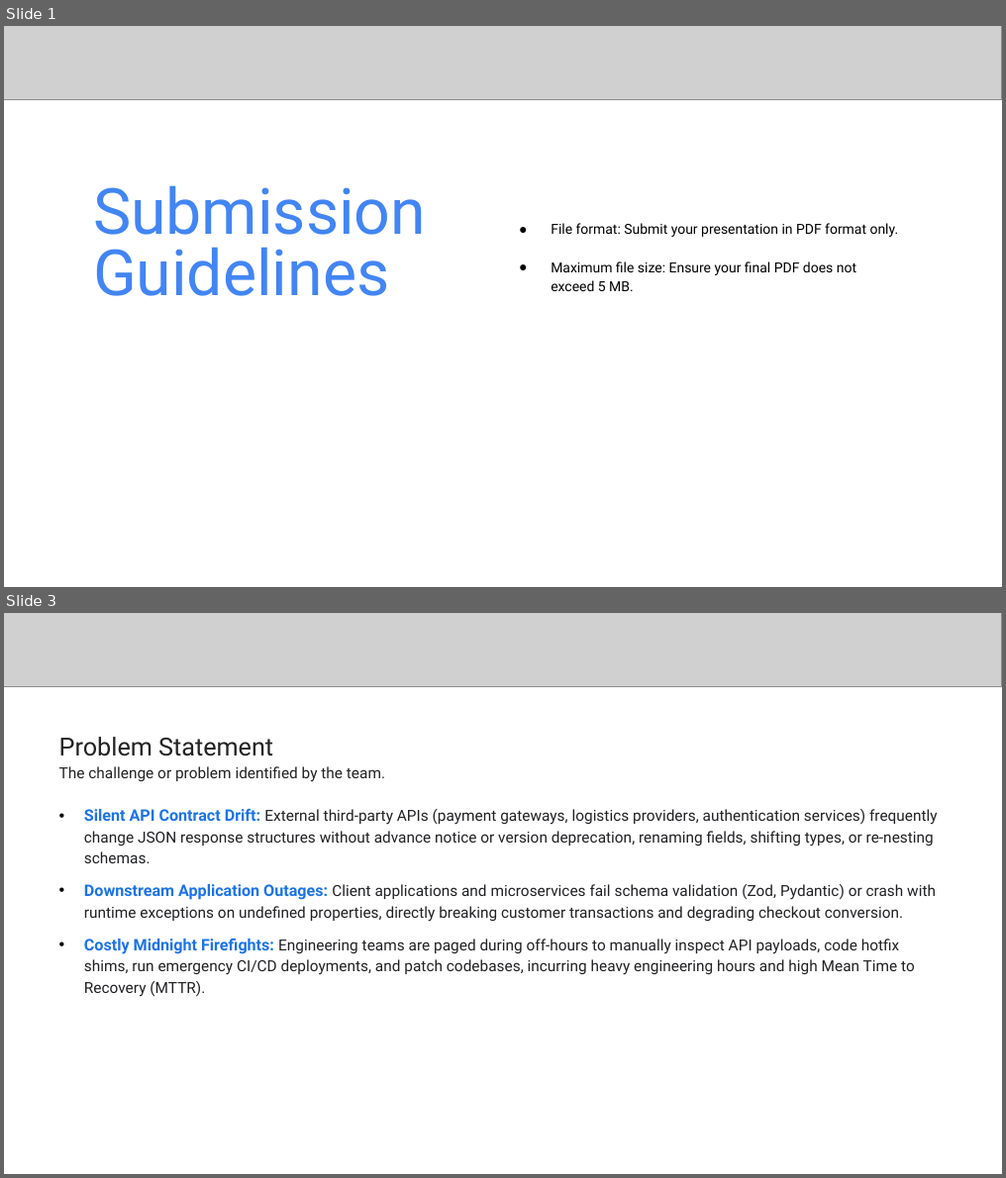
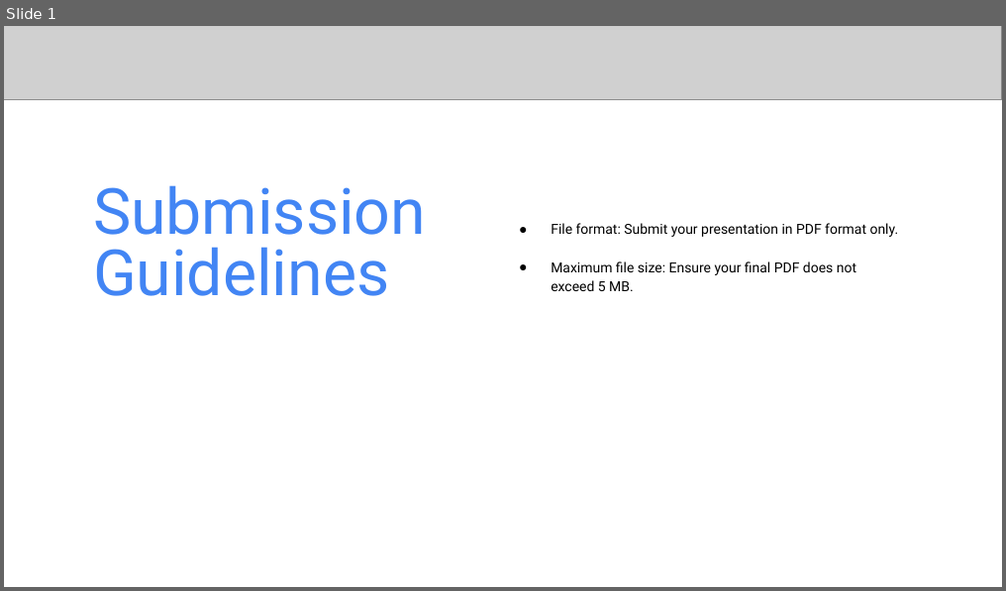
Before and after one commit to Asqi06/Buildathon, a slide deck: Startup_Buildathon_Coders_of_Bharat_AutoPatch.pptx. Shown one above the other, each under a label of ours: slides 1 and 3 before the commit, slide 1 after it; the slides between them are not shown. The pictures are 1006x1178 and 1006x591 pixels, drawn with LibreOffice and Linux fonts; fonts in the diff are those of the drawing; grey boxes stand for pictures. Boxes give left, top, right and bottom in pixels: in the first picture for what was removed or moved away, otherwise in the second. Text is boxed around its words. In the diff, an @@ line names an element or a change of style, - is before the commit and + after.

Commit message:
chore(deck): remove explicit % weights from UI and update pitch deck with clear explanations and live screenshots

```diff
--- a/Startup_Buildathon_Coders_of_Bharat_AutoPatch.pptx
+++ b/Startup_Buildathon_Coders_of_Bharat_AutoPatch.pptx
@@ slide 3 removed at (4, 613, 1002, 1174), background #FFFFFF @@
@@ picture removed at (4, 613, 1002, 687) @@
@@ text removed at (59, 737, 385, 782) @@
-Problem Statement
-The challenge or problem identified by the team.
@@ text removed at (84, 808, 938, 997) @@
-• Silent API Contract Drift: External third-party APIs (payment gateways, logistics providers, authentication services) frequently change JSON response structures without advance notice or version deprecation, renaming fields, shifting types, or re-nesting schemas.
-• Downstream Application Outages: Client applications and microservices fail schema validation (Zod, Pydantic) or crash with runtime exceptions on undefined properties, directly breaking customer transactions and degrading checkout conversion.
-• Costly Midnight Firefights: Engineering teams are paged during off-hours to manually inspect API payloads, code hotfix shims, run emergency CI/CD deployments, and patch codebases, incurring heavy engineering hours and high Mean Time to Recovery (MTTR).
```
Also in this commit, not shown: 7 slides added, 6 other slides removed, 4 other files.
